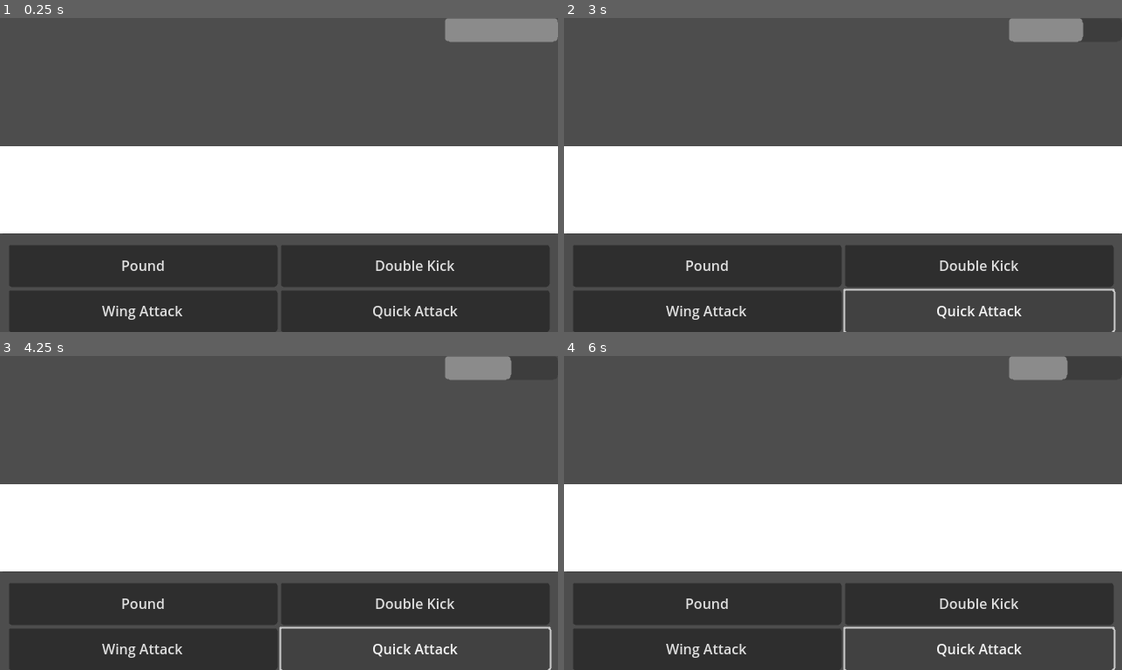
Above: before the commit, frames 1-4 (two rows, left to right).
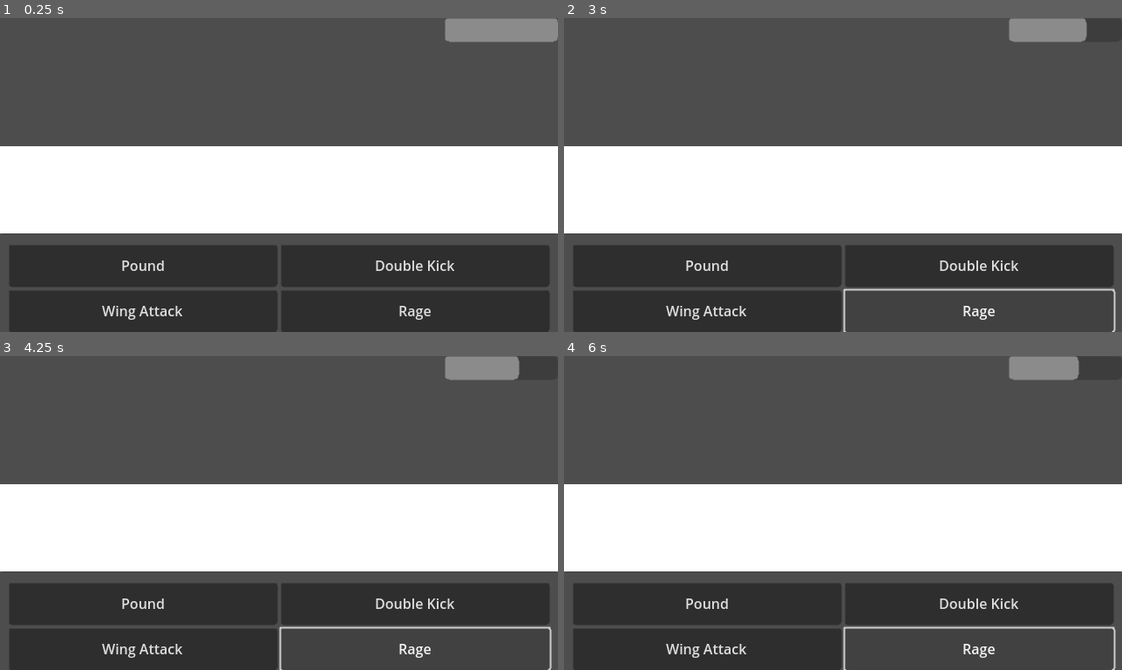
Above: after the commit, the same moments.

Repository: TheCommandoChicken/PokemonFangame
Game: Godot game, scene res://test.tscn
Same seed, same stepped clock (60 frames per second), same inputs: the game is played once before the commit and once after it.
Inputs:
- Up to frame 1 (0.25 s): no input
- Up to frame 2 (3 s): click "Pound" at 0.5 s; click "Double Kick" at 1.25 s; click "Wing Attack" at 2 s; click "Quick Attack" (after the commit: "Rage") at 2.75 s
- Up to frame 3 (4.25 s): tap Enter at 3.5 s; hold Right (ui_right) from 3.53 s (still down)
- Up to frame 4 (6 s): tap Space at 4.25, 5.75 s; release Right (ui_right) at 4.28 s; hold Left (ui_left) 4.28-5.03 s; tap Enter at 5 s; hold Right (ui_right) from 5.03 s (still down)

The runs differ from the first frame. In frame 1, 0.3% of the frame differs, in the area x 66-83%, y 91-97%; in frame 2, 0.3%; in frame 3, 0.4%; in frame 4, 0.4%, in the area x 66-93%, y 0-97%.
Error in both runs: Invalid access to property or key '0' on a base object of type 'Dictionary'. (res://script/effect_calculation.gd:26)

Commit message:
Adding move buttons

Diff:
--- a/script/battle_manager.gd
+++ b/script/battle_manager.gd
@@ -2,8 +2,8 @@
 
 signal queue_text(key, init_pokemon, init_move, init_target)
 
-var pokemon_1 = Pokemon.new({"nickname": "Voltorb", "species …(235 unchanged characters)… f_range(0.00, 0.31) * 100}, "level": 100})
-var pokemon_2 = Pokemon.new({"nickname": "Voltorb2", "specie …(236 unchanged characters)… f_range(0.00, 0.31) * 100}, "level": 100})
+var pokemon_1 = Pokemon.new({"nickname": "Voltorb", "species …(235 unchanged characters)… f_range(0.00, 0.31) * 100}, "level": 100, "moves": [["1", 0], ["24", 0], ["17", 0], ["99", 0]]})
+var pokemon_2 = Pokemon.new({"nickname": "Voltorb2", "specie …(236 unchanged characters)… f_range(0.00, 0.31) * 100}, "level": 100, "moves": [["1", 0], ["24", 0], ["17", 0], ["99", 0]]})
 @export var moves : Array
 @export var health_bar : ProgressBar
 @export var move_buttons : GridContainer
--- a/script/pokemon.gd
+++ b/script/pokemon.gd
@@ -74,6 +74,7 @@
 	species = info.species
 	level = info.level
 	ivs = info.ivs
+	moves = info.moves
 	BasePokemon._ready()
 	update_stats()
 	stats.current_health = stats.max_health
